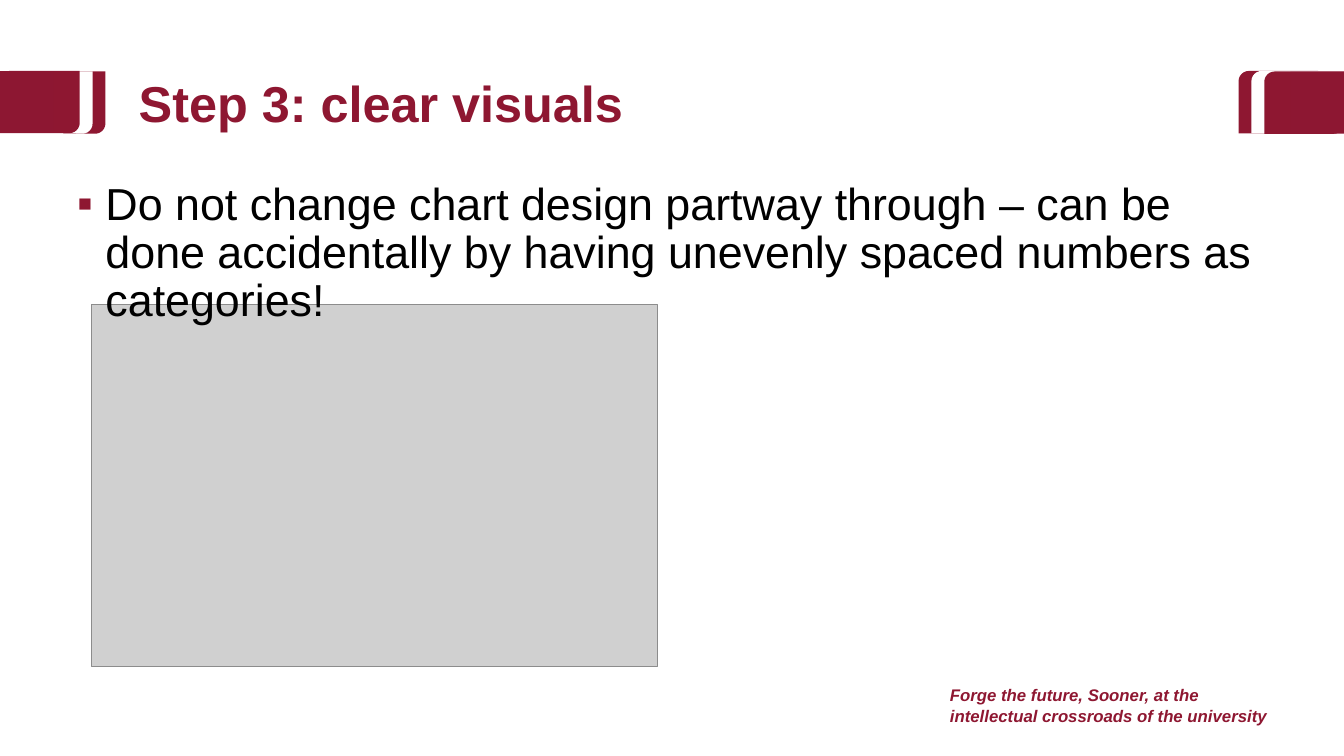
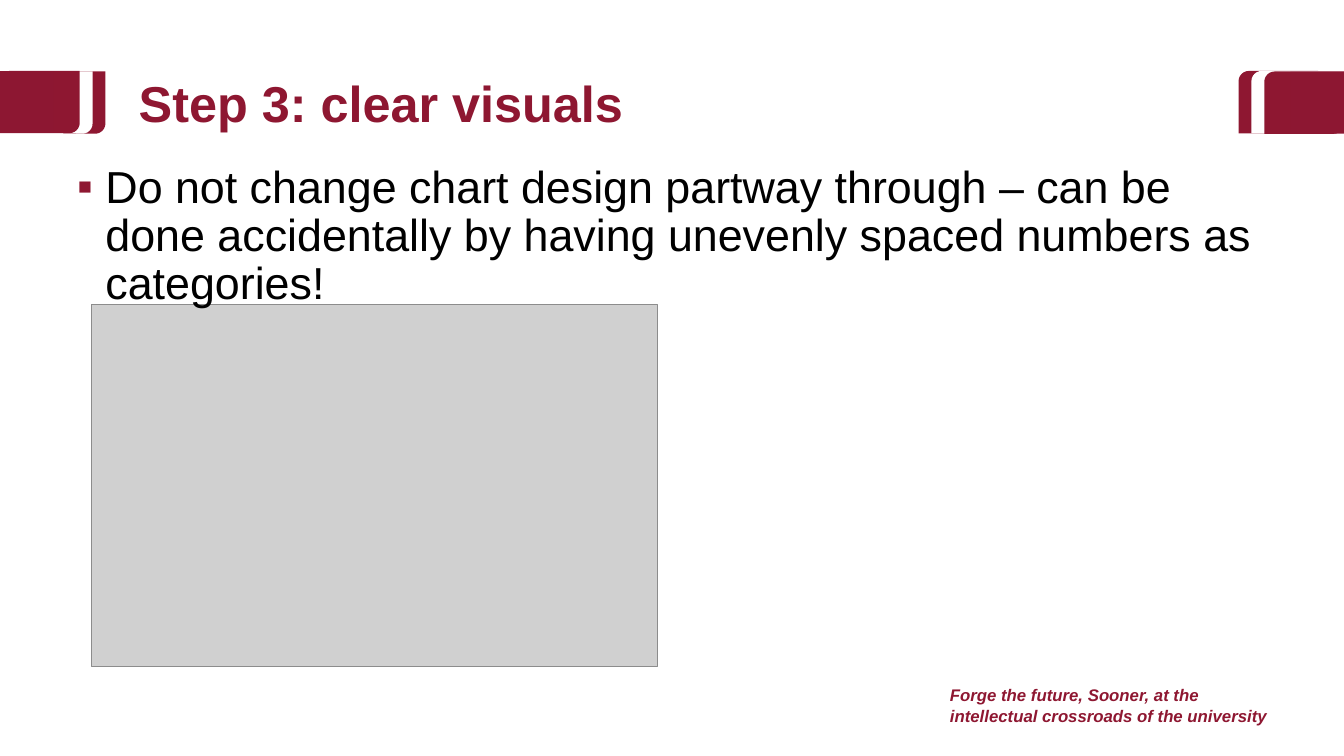
Before and after one commit to baeolophus/2025_data_viz_research, a slide deck: slide 52 of activities.pptx (slide 47 before the commit). Drawn at 1344x756 pixels with LibreOffice and Linux fonts; fonts in the diff are those of the drawing; grey boxes stand for pictures; background and template pictures are left out. Boxes give left, top, right and bottom in pixels: in the first picture for what was removed or moved away, otherwise in the second. Text is boxed around its words. In the diff, an @@ line names an element or a change of style, - is before the commit and + after.

```diff
--- a/activities.pptx
+++ b/activities.pptx
@@ text "Do not change chart design ...": place and size @@
-text "Do not change chart design ..." at [105, 187, 1250, 325]
+text "Do not change chart design ..." at [105, 170, 1250, 308]
```
Also in this commit, not shown: 5 other slides changed, 5 slides added.
